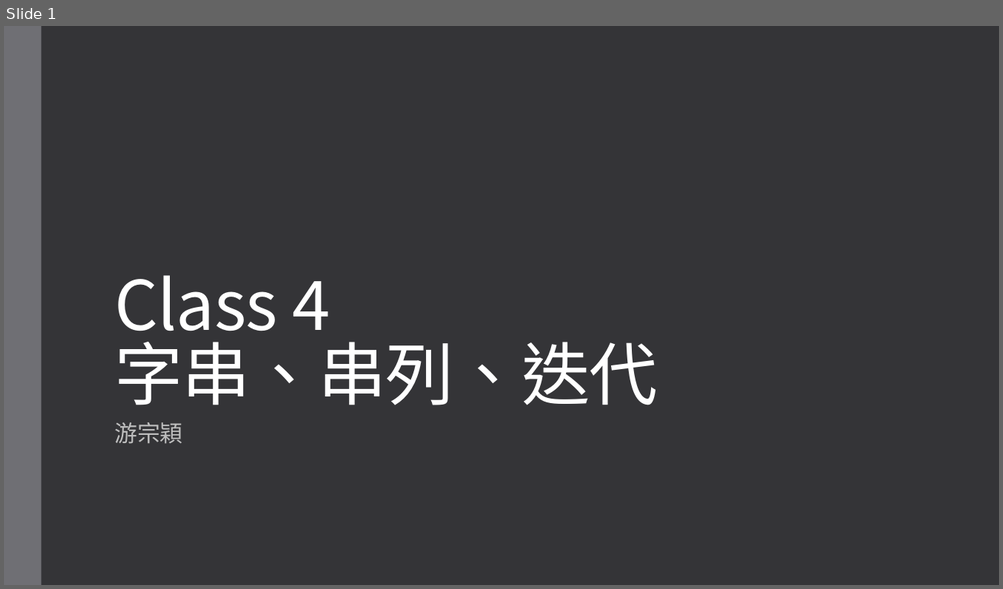
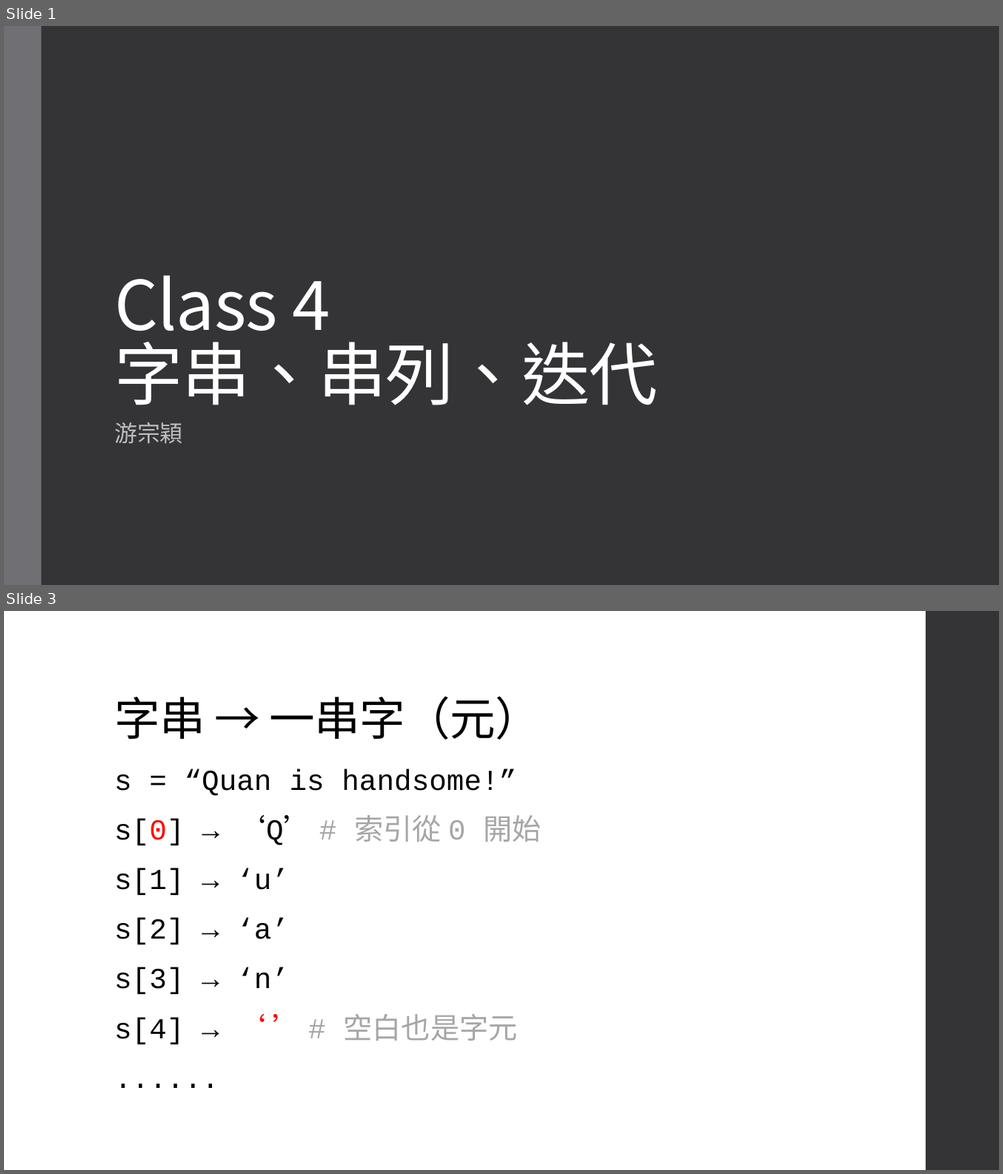
Before and after one commit to an920107/ServiceLearning, a slide deck: Class 4.pptx. Shown one above the other, each under a label of ours: slide 1 before the commit, slides 1 and 3 after it; the slides between them are not shown. The pictures are 1003x589 and 1003x1174 pixels, drawn with LibreOffice and Linux fonts; fonts in the diff are those of the drawing. Boxes give left, top, right and bottom in pixels: in the first picture for what was removed or moved away, otherwise in the second. Text is boxed around its words. In the diff, an @@ line names an element or a change of style, - is before the commit and + after.

```diff
--- a/Class 4.pptx
+++ b/Class 4.pptx
@@ slide 3 added at [4,611,999,1170], background #FFFFFF @@
@@ rectangle added at [925,611,999,1170], fill #353537 @@
@@ title added at [114,696,540,740], 44 pt, text #000000 @@
+字串 → 一串字（元）
@@ text added at [114,769,540,1045], 28 pt, text #000000 @@
+s = “Quan is handsome!”
+s[0] → ‘Q’ # 索引從 0 開始
+s[1] → ‘u’
+s[2] → ‘a’
+s[3] → ‘n’
+s[4] → ‘ ’ # 空白也是字元
+......
```
Also in this commit, not shown: 19 other slides added.
